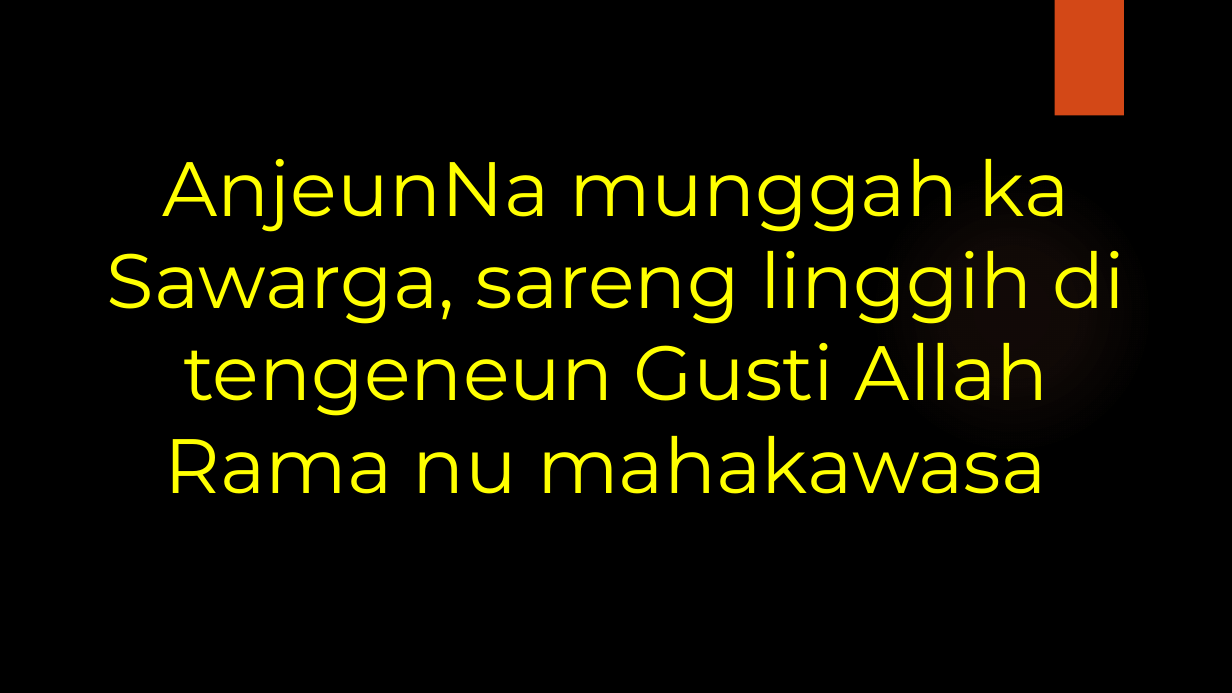
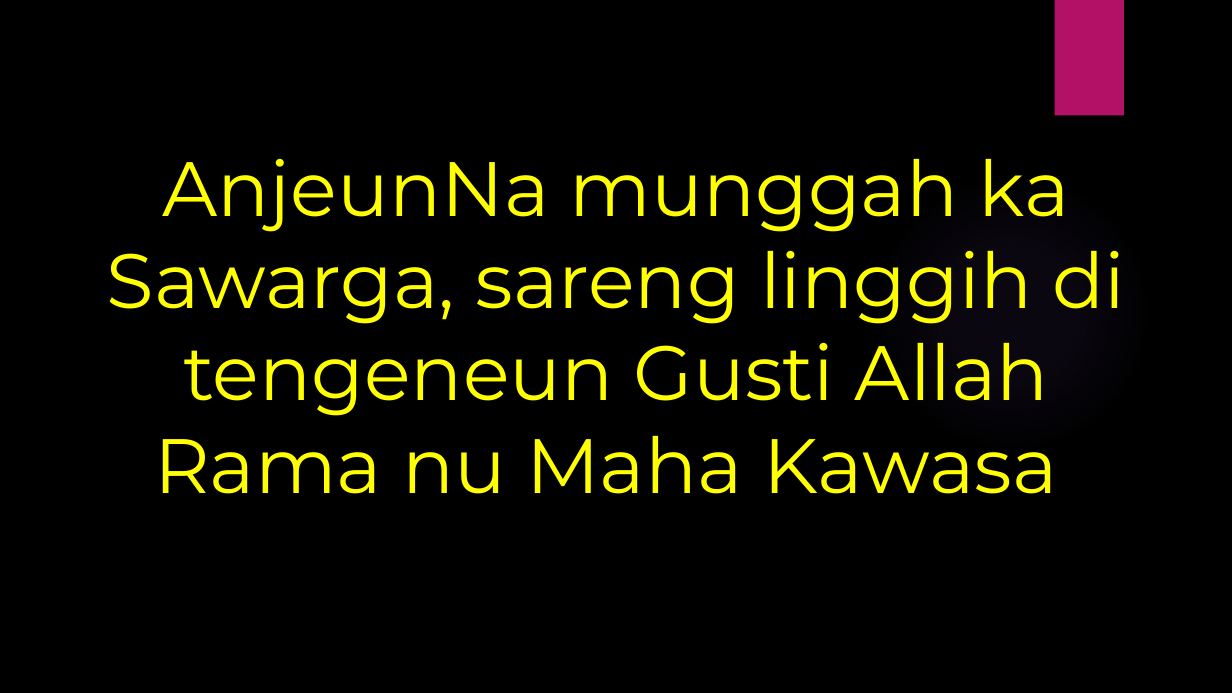
Before and after one commit to laurensius/Slide_Misa_KRC, a slide deck: slide 32 of 2020 12 tanggal 12- 13/Slide Misa Bahasa Sunda.pptx. Drawn at 1232x693 pixels with LibreOffice and Linux fonts; fonts in the diff are those of the drawing; background and template pictures are left out. Boxes give left, top, right and bottom in pixels: in the first picture for what was removed or moved away, otherwise in the second. Text is boxed around its words. In the diff, an @@ line names an element or a change of style, - is before the commit and + after.

```diff
--- a/2020 12 tanggal 12- 13/Slide Misa Bahasa Sunda.pptx
+++ b/2020 12 tanggal 12- 13/Slide Misa Bahasa Sunda.pptx
@@ rectangle at [1055,0,1124,116]: fill #D34817 to #B31166 @@
@@ text at [107,159,1125,494]: text changed @@
-AnjeunNa munggah ka Sawarga, sareng linggih di tengeneun Gusti Allah Rama nu mahakawasa
+AnjeunNa munggah ka Sawarga, sareng linggih di tengeneun Gusti Allah Rama nu Maha Kawasa
@@ ellipse at [870,169,1154,454]: fill gradient #EF8C6A to gradient #9B6BF2 @@
```
Also in this commit, not shown: 55 other slides changed, 1 slide added, 1 slide removed, 1 other file.
